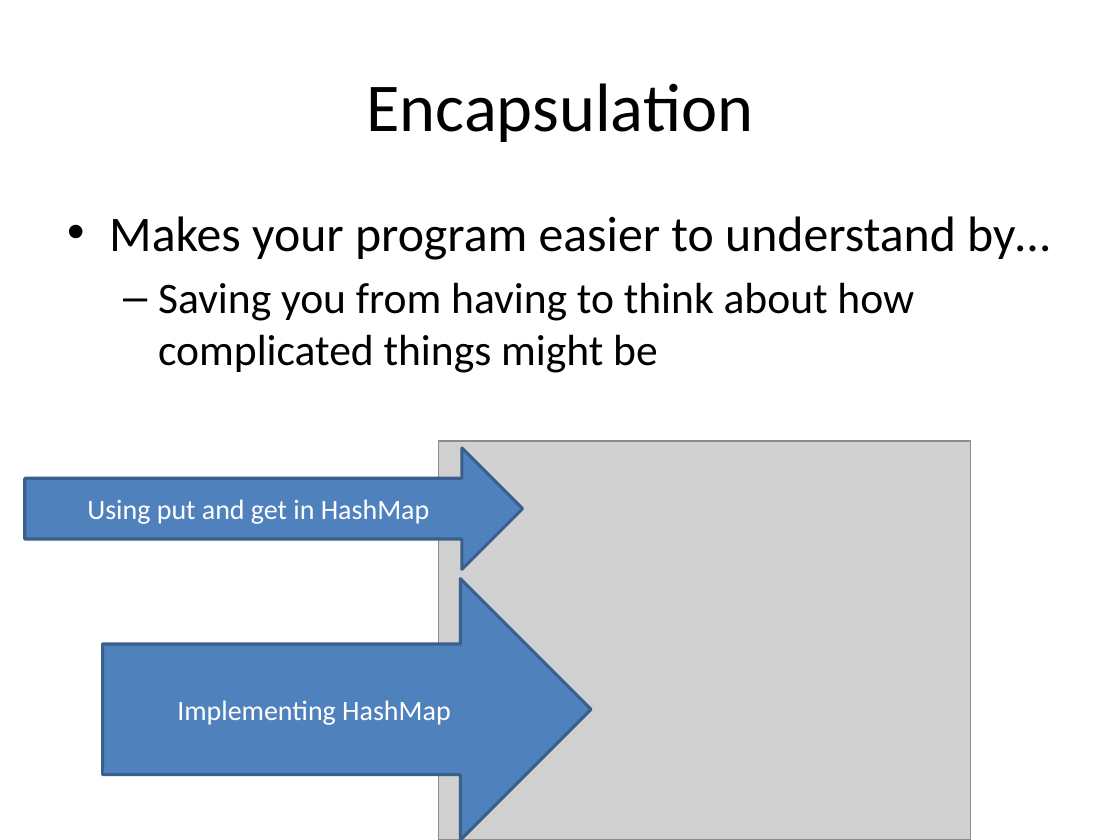
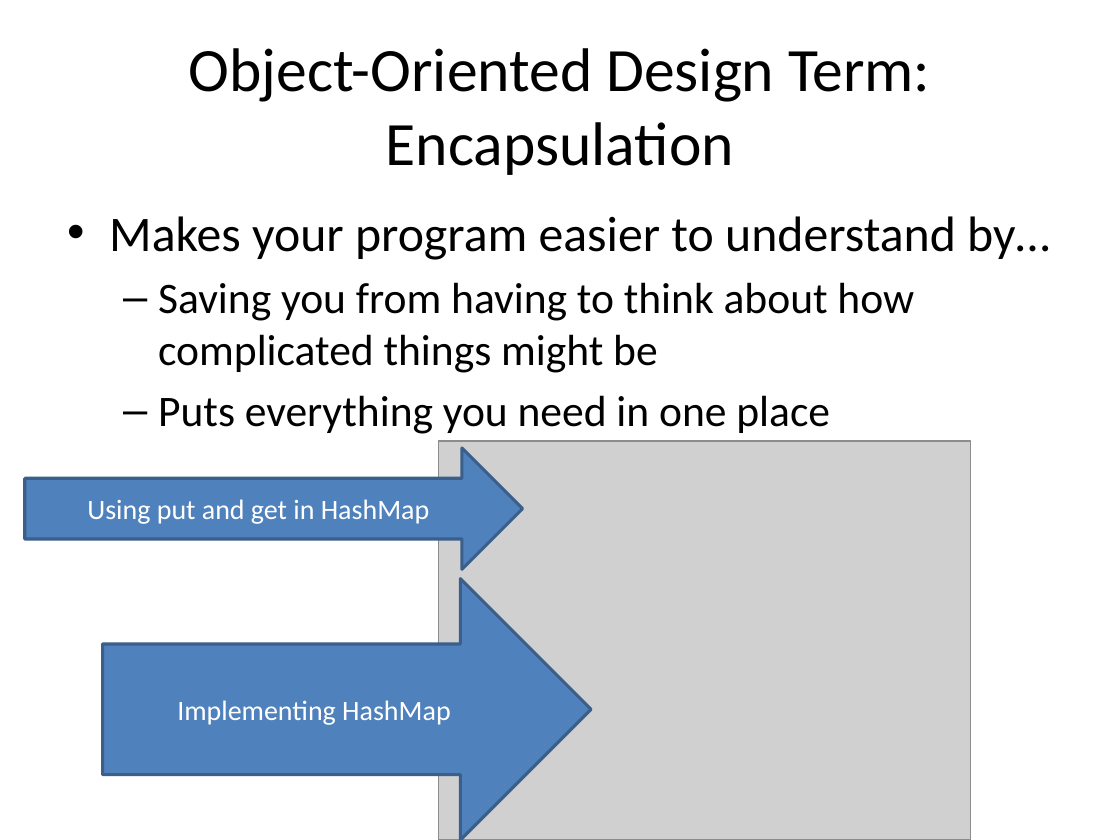
Before and after one commit to RHIT-CSSE/csse220, a slide deck: slide 36 of ClassMaterials/PairingAndEncapsulation/Slides/Encapsulation.pptx (slide 30 before the commit). Drawn at 1120x840 pixels with LibreOffice and Linux fonts; fonts in the diff are those of the drawing; grey boxes stand for pictures. Boxes give left, top, right and bottom in pixels: in the first picture for what was removed or moved away, otherwise in the second. Text is boxed around its words. In the diff, an @@ line names an element or a change of style, - is before the commit and + after.

```diff
--- a/ClassMaterials/PairingAndEncapsulation/Slides/Encapsulation.pptx
+++ b/ClassMaterials/PairingAndEncapsulation/Slides/Encapsulation.pptx
@@ title at (189, 48, 930, 175): text changed; size 44 to 39.6 pt @@
-Encapsulation
+Object-Oriented Design Term:
+Encapsulation
@@ text at (158, 395, 830, 434): paragraph added @@
+  – Puts everything you need in one place
```
Also in this commit, not shown: 15 other slides changed, 6 slides added, 2 other files.
